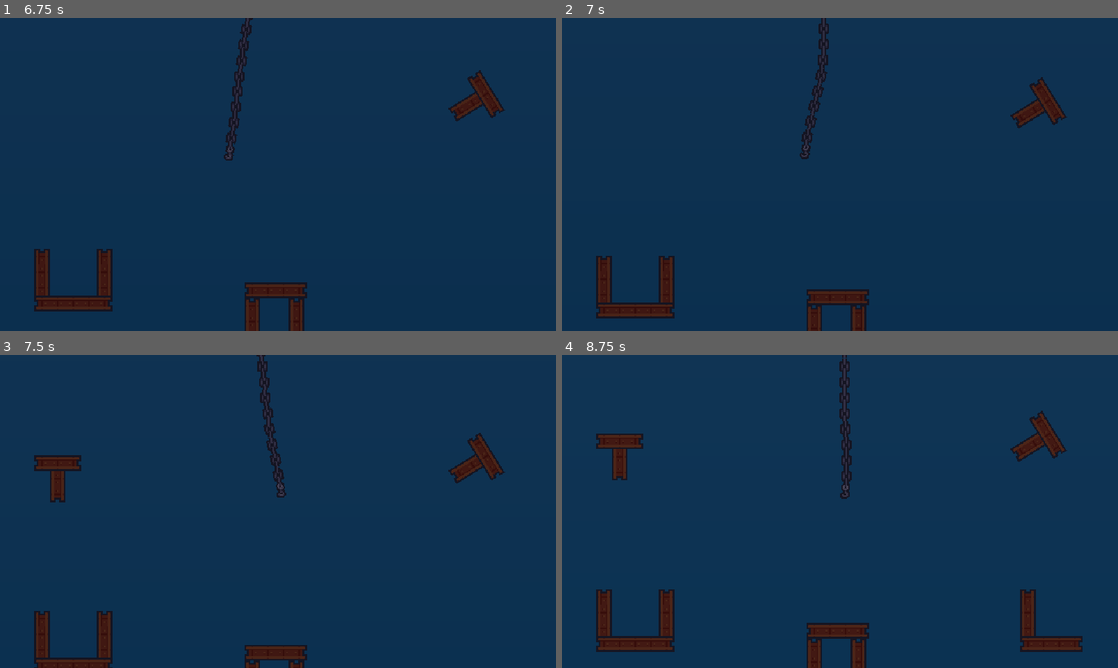
Above: before the commit, frames 1-4 (two rows, left to right).
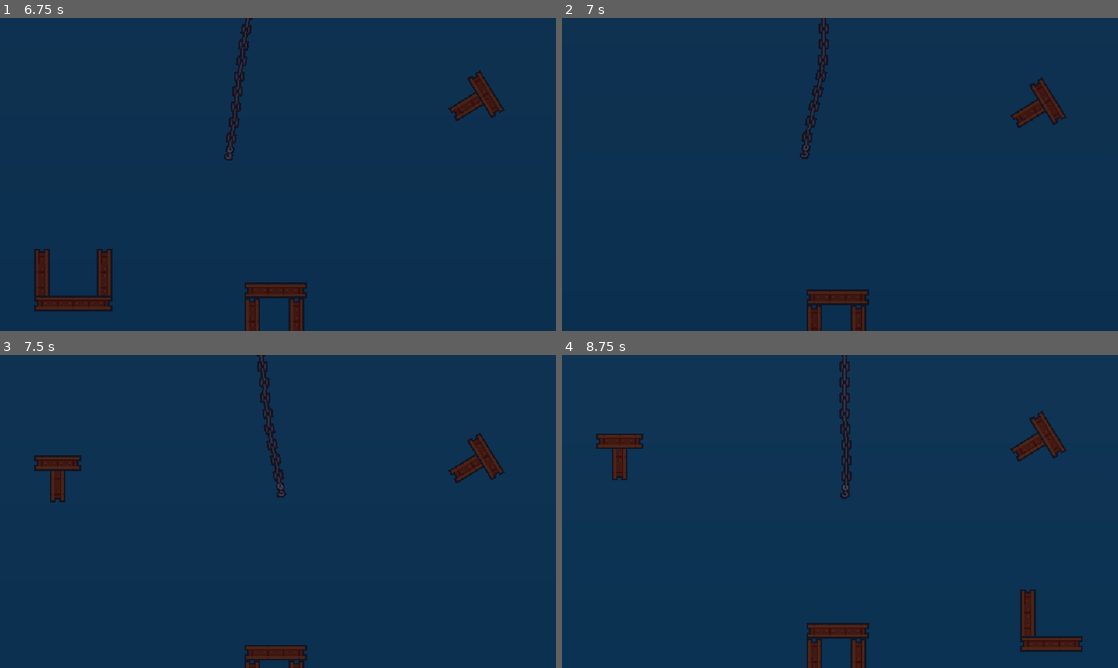
Above: after the commit, the same moments.

Repository: HeadPanda/tower-crane
Game: Godot game, scene res://scenes/main_scenes/level.tscn
Same seed, same stepped clock (60 frames per second), same inputs: the game is played once before the commit and once after it. Sound files missing from this copy of the repository are replaced by a short silence.
Inputs:
- Up to frame 1 (6.75 s): tap Enter at 0.5 s; hold D (move_right) 0.53-1.28 s; tap Space (attach) every 0.75 s from 0.6 to 6.6 s; hold Ctrl (move_down) 1.28-2.03 s; hold D (move_right) 2.03-2.78 s; hold Shift (move_up) 2.78-3.53 s; hold A (move_left) 3.53-5.03 s; hold Ctrl (move_down) 5.03-5.78 s; hold D (move_right) 5.78-6.53 s; hold Shift (move_up) from 6.53 s (still down)
- Up to frame 2 (7 s): keep holding Shift (move_up)
- Up to frame 3 (7.5 s): release Shift (move_up) at 7.28 s; hold D (move_right) from 7.28 s (still down); tap Space (attach) at 7.35 s
- Up to frame 4 (8.75 s): release D (move_right) at 8.03 s; hold Ctrl (move_down) from 8.03 s (still down); tap Space (attach) at 8.1 s

Frame 1 is identical in both runs. In frame 2, 1.6% of the frame differs, in the area x 6-21%, y 76-96%; in frame 3, 1.3%; in frame 4, 1.6%.

Commit message:
Adjust block collisions

Diff:
--- a/scenes/blocks/block.gd
+++ b/scenes/blocks/block.gd
@@ -2,9 +2,20 @@
 extends RigidBody2D
 
 @export var impact_threshold := 125
-var is_held := false
+@export var despawn_time_sec: float = 5.0
+@export var should_despawn: bool = false:
+	set(value):
+		should_despawn = value
+		if should_despawn:
+			despawn_timer.start()
+var is_held := false:
+	set(value):
+		is_held = value
+		if is_held:
+			despawn_timer.stop()
 @onready var sfx: AudioStreamPlayer2D = $SFX
 @onready var sfx_timer: Timer = $SFXTimer
+@onready var despawn_timer: Timer = $DespawnTimer
 
 
 func _ready() -> void:
@@ -12,6 +23,46 @@
 		sfx.play()
 
 	freeze = true
+	despawn_timer.wait_time = despawn_time_sec
+	if should_despawn:
+		despawn_timer.start()
+
+
+func activate_collision(player_activated: bool = false) -> void:
+	# layers
+	set_collision_layer_value(3, true) # block
+	set_collision_layer_value(4, false) #deattach
+	if player_activated:
+		set_collision_layer_value(8, true) # player activated block
+
+	# masks
+	set_collision_mask_value(1, true)
+	set_collision_mask_value(3, true)
+	set_collision_mask_value(4, true)
+	set_collision_mask_value(8, true)
+
+
+func pickup() -> void:
+	is_held = true
+	set_collision_layer_value(3, false)
+	set_collision_layer_value(9, false)
+	set_collision_layer_value(4, true)
+	set_collision_mask_value(2, false)
+	set_collision_mask_value(3, true)
+	freeze = false
+
+
+func deactivate_collision() -> void:
+	# layers
+	set_collision_layer_value(3, false) # block
+	set_collision_layer_value(4, false) #deattach
+	set_collision_layer_value(8, false) # player activated block
+
+	# masks
+	set_collision_mask_value(1, false)
+	set_collision_mask_value(3, false)
+	set_collision_mask_value(4, false)
+	set_collision_mask_value(8, false)
 
 
 func _on_body_entered(body: Node) -> void:
@@ -19,3 +70,8 @@
 		if sfx.stream and not sfx.playing and sfx_timer.time_left == 0:
 			sfx_timer.start()
 			sfx.play()
+
+
+func _on_despawn_timer_timeout() -> void:
+	if not is_held:
+		queue_free()
--- a/scenes/blocks/block.tscn
+++ b/scenes/blocks/block.tscn
@@ -10,7 +10,6 @@
 
 [node name="Block" type="RigidBody2D" groups=["Blocks"]]
 collision_layer = 256
-collision_mask = 0
 mass = 2.0
 physics_material_override = SubResource("PhysicsMaterial_o0bwp")
 contact_monitor = true
@@ -37,4 +36,8 @@
 [node name="SFXTimer" type="Timer" parent="."]
 one_shot = true
 
+[node name="DespawnTimer" type="Timer" parent="."]
+one_shot = true
+
 [connection signal="body_entered" from="." to="." method="_on_body_entered"]
+[connection signal="timeout" from="DespawnTimer" to="." method="_on_despawn_timer_timeout"]
--- a/scenes/blocks/block_spawner.gd
+++ b/scenes/blocks/block_spawner.gd
@@ -30,3 +30,4 @@
 
 	random_block.global_position = global_position
 	blocks_container.add_child(random_block)
+	random_block.should_despawn = true
--- a/scenes/crane/crane.gd
+++ b/scenes/crane/crane.gd
@@ -128,33 +128,25 @@
 
 func _on_grab_pressed():
 	if held_block:
+		held_block.is_held = false
 		attach_sfx.play()
 		# Drop the block
 		if joint:
 			joint.queue_free()
 			joint = null
 
-		var cached_block = held_block
+		var cached_block = held_block as Block
 		held_block = null
 		await get_tree().create_timer(release_delay).timeout
-		cached_block.set_collision_layer_value(3, true)
-		cached_block.set_collision_layer_value(8, true)
-		cached_block.set_collision_layer_value(4, false)
-		#cached_block.set_collision_mask_value(2, true)
+		cached_block.activate_collision(true)
 		cached_block.lock_rotation = false
 		cached_block = null
 	else:
 		for body in grab_area.get_overlapping_bodies():
 			if body.is_in_group("Blocks"):
 				attach_sfx.play()
-				held_block = body
-				held_block.set_collision_layer_value(3, false)
-				held_block.set_collision_layer_value(9, false)
-				held_block.set_collision_layer_value(4, true)
-				held_block.set_collision_mask_value(2, false)
-				held_block.set_collision_mask_value(3, true)
-				held_block.freeze = false
-				#held_block.lock_rotation = true
+				held_block = body as Block
+				held_block.pickup()
 
 				# Create the joint
 				joint = PinJoint2D.new()
